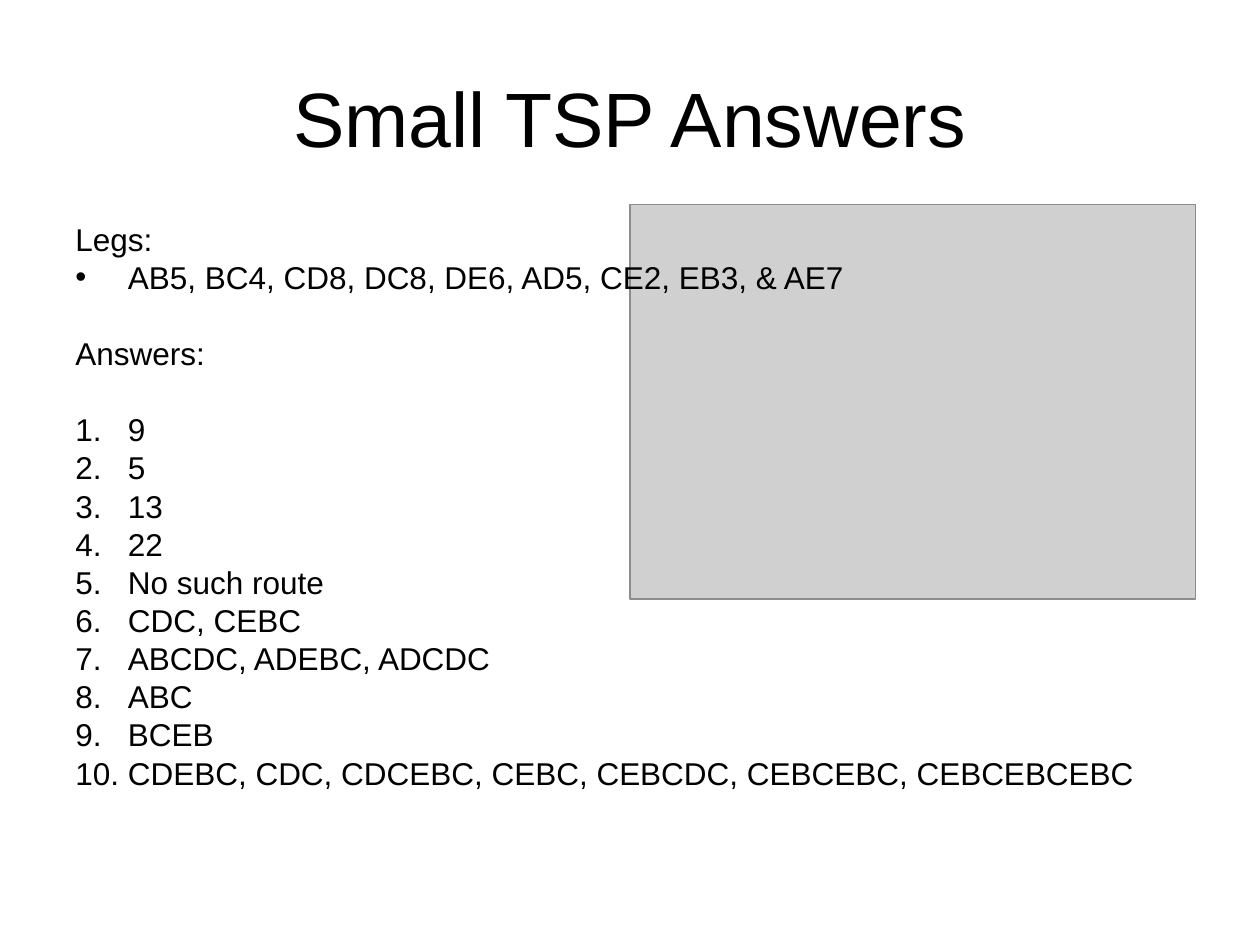
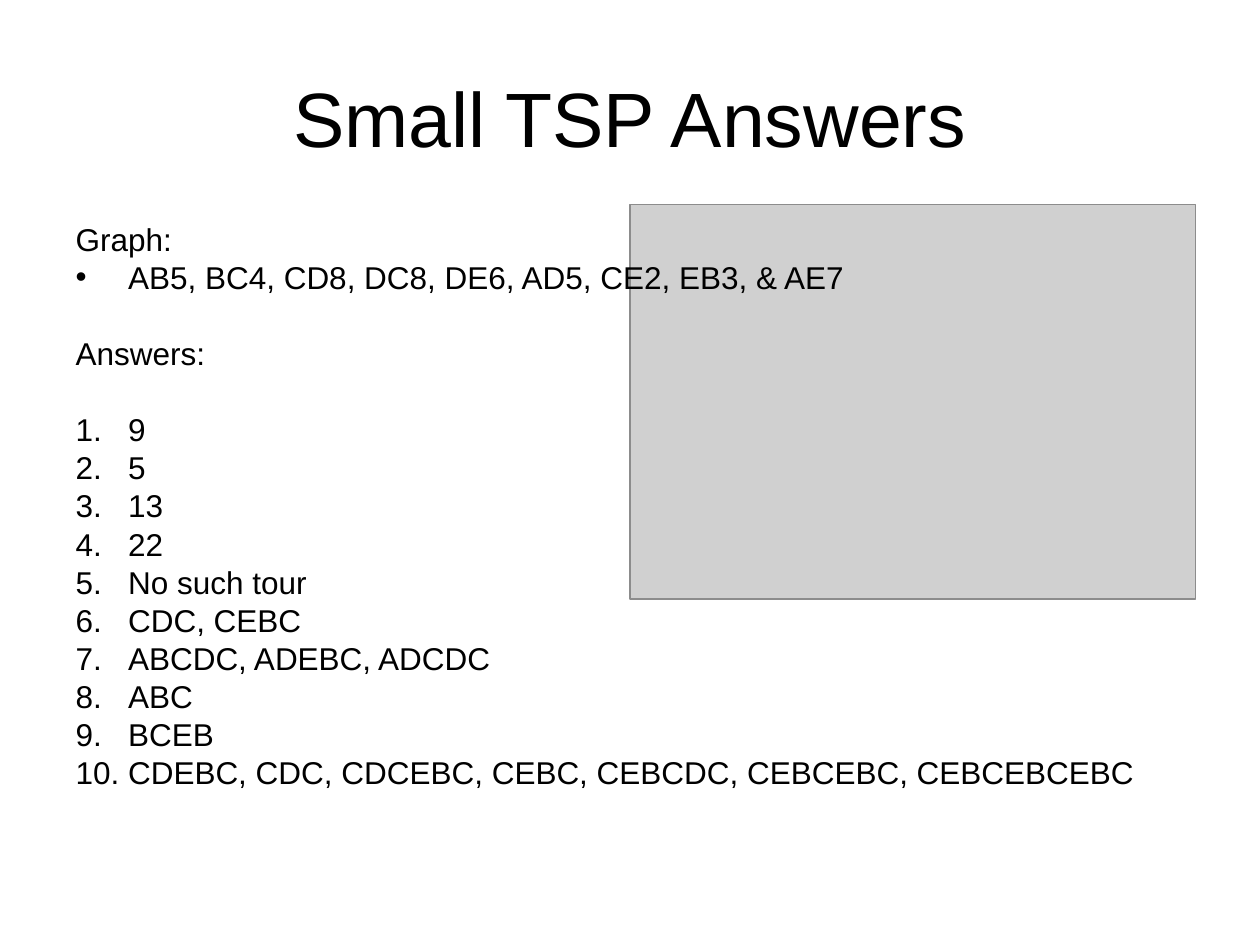
Before and after one commit to bjuric/SmallTSP, a slide deck: slide 4 of SmallTSP.ppt. Drawn at 1260x945 pixels with LibreOffice and Linux fonts; fonts in the diff are those of the drawing; grey boxes stand for pictures. Boxes give left, top, right and bottom in pixels: in the first picture for what was removed or moved away, otherwise in the second. Text is boxed around its words. In the diff, an @@ line names an element or a change of style, - is before the commit and + after.

```diff
--- a/SmallTSP.ppt
+++ b/SmallTSP.ppt
@@ text at (76, 228, 172, 257): text changed @@
-Legs:
+Graph:
@@ text at (128, 571, 306, 595): text changed @@
-5. No such route
+5. No such tour
```
Also in this commit, not shown: 2 other slides changed.
